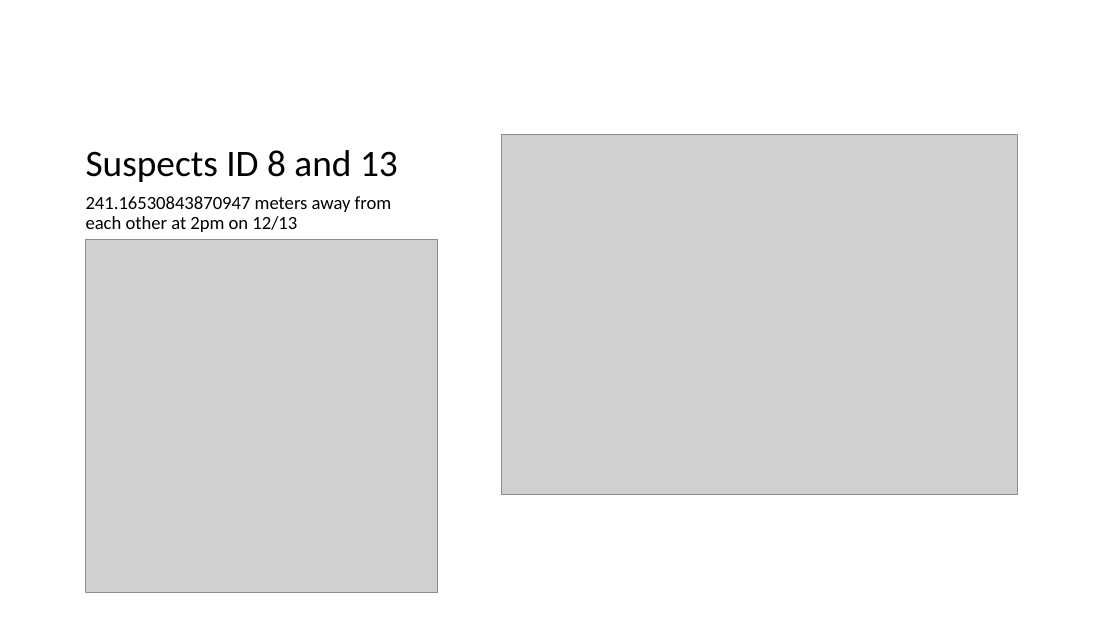
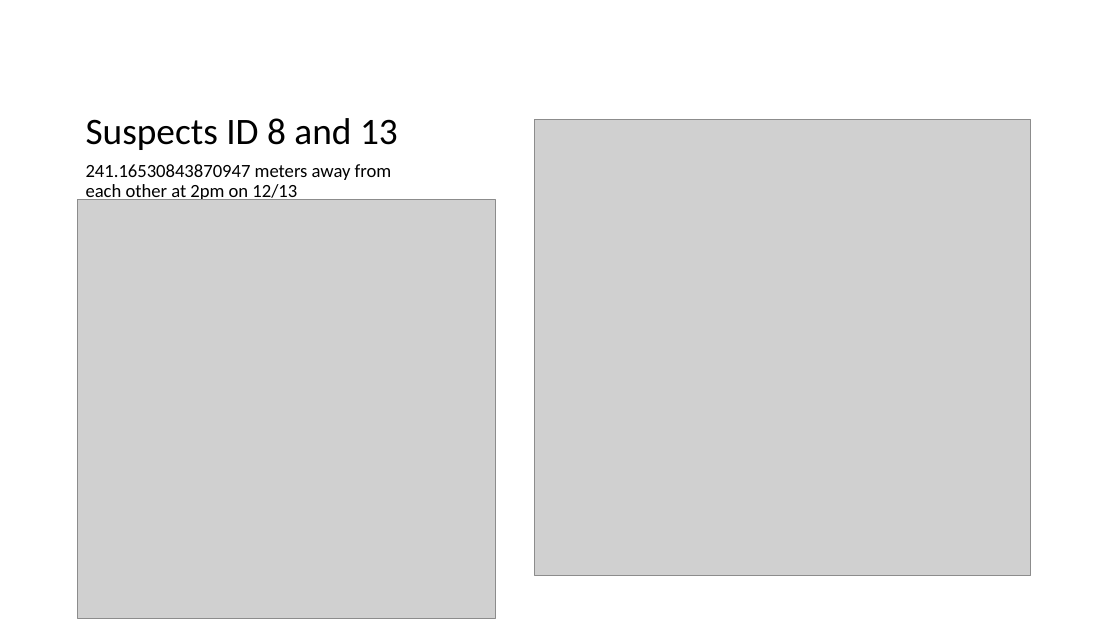
Before and after one commit to ian-mcnichols/CS_480, a slide deck: slide 3 of 480_HW1.pptx. Drawn at 1120x630 pixels with LibreOffice and Linux fonts; fonts in the diff are those of the drawing; grey boxes stand for pictures. Boxes give left, top, right and bottom in pixels: in the first picture for what was removed or moved away, otherwise in the second. Text is boxed around its words. In the diff, an @@ line names an element or a change of style, - is before the commit and + after.

```diff
--- a/480_HW1.pptx
+++ b/480_HW1.pptx
@@ title "Suspects ID 8 and 13": place and size @@
-title "Suspects ID 8 and 13" at (86,150,398,182)
+title "Suspects ID 8 and 13" at (86,118,398,150)
@@ picture: place and size @@
-picture at (502,134,1018,495)
+picture at (535,119,1031,576)
@@ text "241.16530843870947 meters away from each ...": place and size @@
-text "241.16530843870947 meters away from each ..." at (86,196,392,232)
+text "241.16530843870947 meters away from each ..." at (86,164,392,203)
@@ picture: place and size @@
-picture at (86,239,438,592)
+picture at (77,199,496,618)
```
Also in this commit, not shown: 4 other slides changed, 4 slides added, 3 other files.
